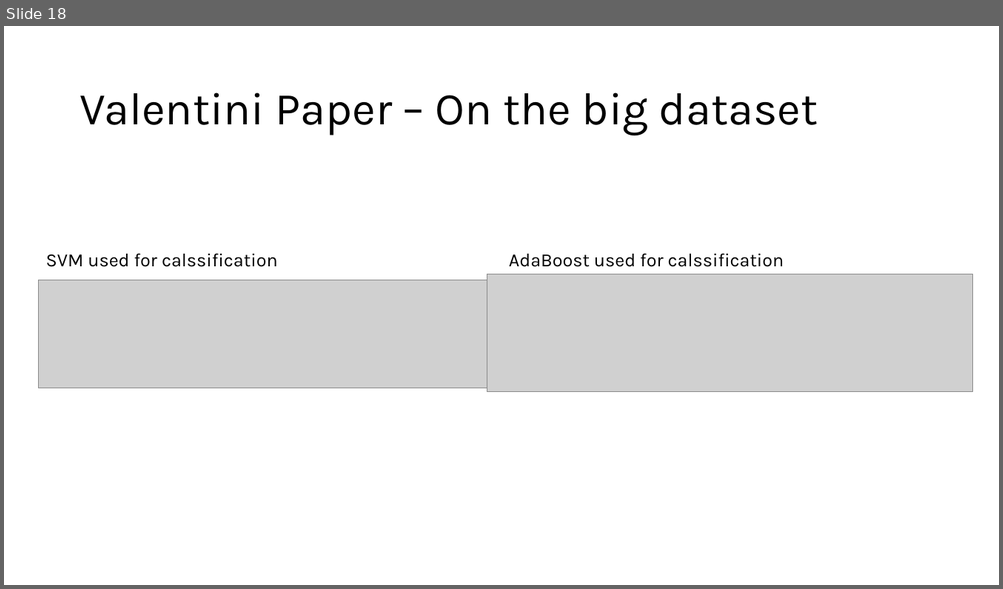
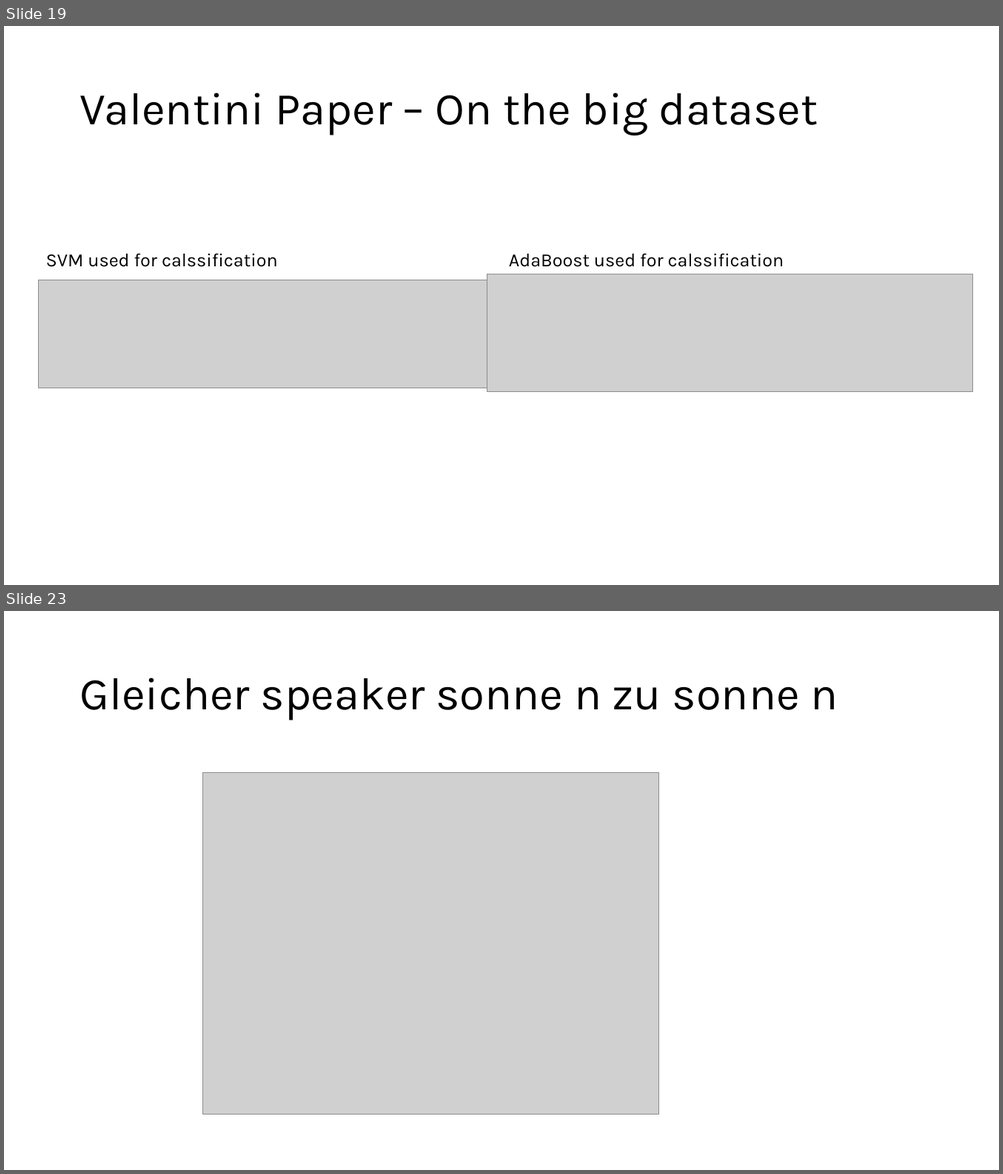
Before and after one commit to Steckdose007/Masterthesis, a slide deck: Interim report 2.pptx. Shown one above the other, each under a label of ours: slide 18 before the commit, slides 19 and 23 after it; the slides between them are not shown. The pictures are 1003x589 and 1003x1174 pixels, drawn with LibreOffice and Linux fonts; fonts in the diff are those of the drawing; grey boxes stand for pictures. Boxes give left, top, right and bottom in pixels: in the first picture for what was removed or moved away, otherwise in the second. Text is boxed around its words. In the diff, an @@ line names an element or a change of style, - is before the commit and + after.

```diff
--- a/Interim report 2.pptx
+++ b/Interim report 2.pptx
@@ slide 23 added at <box>4,611,999,1170</box>, background #FFFFFF @@
@@ title added at <box>79,678,837,721</box>, 44 pt, text #000000 @@
+Gleicher speaker sonne n zu sonne n
@@ picture added at <box>203,773,659,1115</box> @@
@@ what was slide 18 is now slide 19 @@
```
Also in this commit, not shown: 2 slides changed, 4 other slides added, 6 other files.
